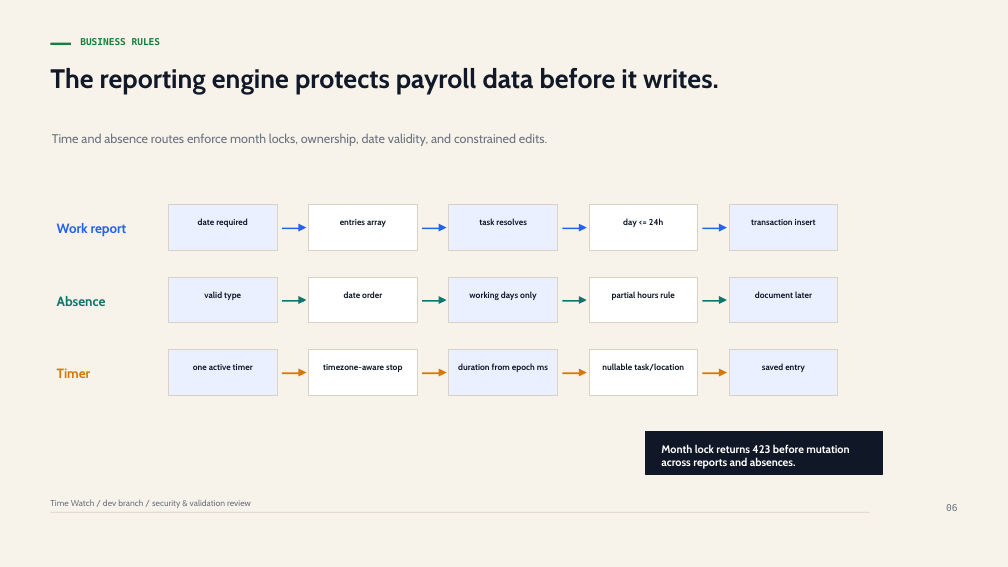
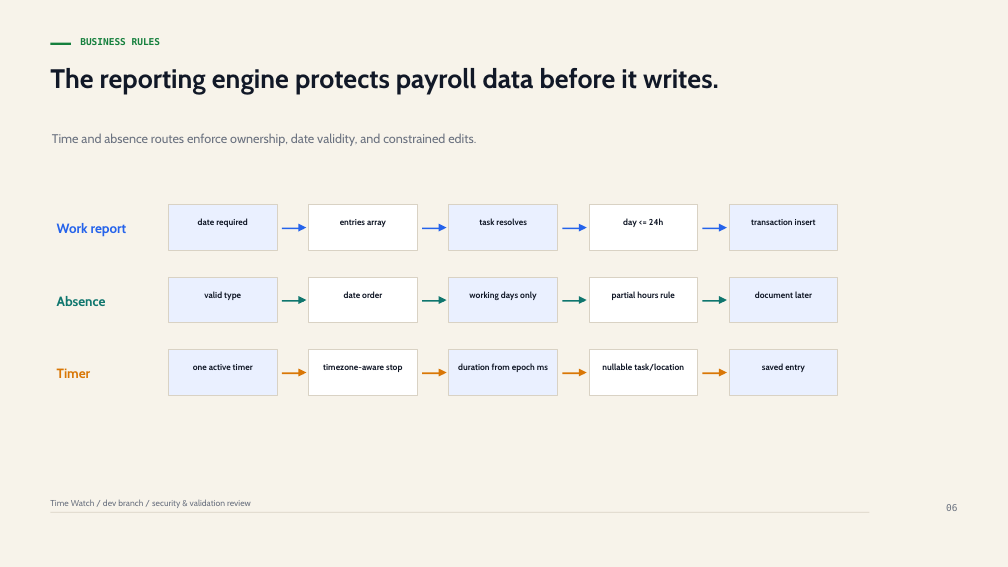
Before and after one commit to AI-development-bootcamp-2/time-watch, a slide deck: slide 6 of time-watch-security-and-validation-overview.pptx. Drawn at 1008x567 pixels with LibreOffice and Linux fonts; fonts in the diff are those of the drawing. Boxes give left, top, right and bottom in pixels: in the first picture for what was removed or moved away, otherwise in the second. Text is boxed around its words. In the diff, an @@ line names an element or a change of style, - is before the commit and + after.

```diff
--- a/time-watch-security-and-validation-overview.pptx
+++ b/time-watch-security-and-validation-overview.pptx
@@ text at <box>52,133,476,146</box>: text changed @@
-Time and absence routes enforce month locks, ownership, date validity, and constrained edits.
+Time and absence routes enforce ownership, date validity, and constrained edits.
@@ rectangle removed at <box>646,432,882,474</box> @@
@@ text removed at <box>661,444,849,469</box> @@
-Month lock returns 423 before mutation across reports and absences.
```
Also in this commit, not shown: 3 other slides changed.
